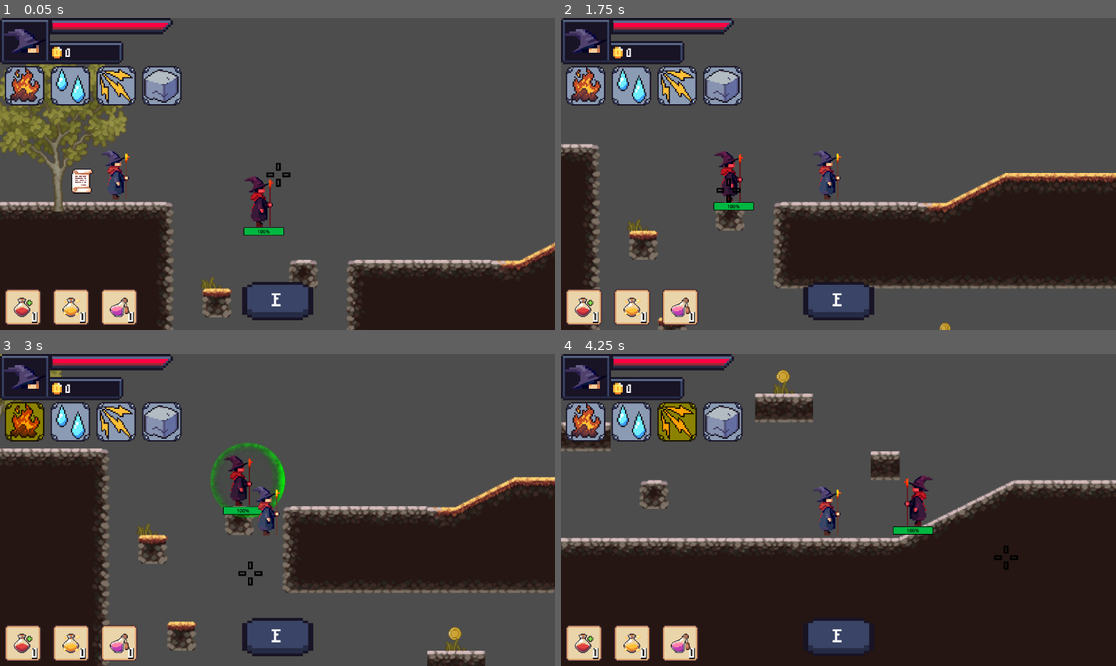
Above: before the commit, frames 1-4 (two rows, left to right).
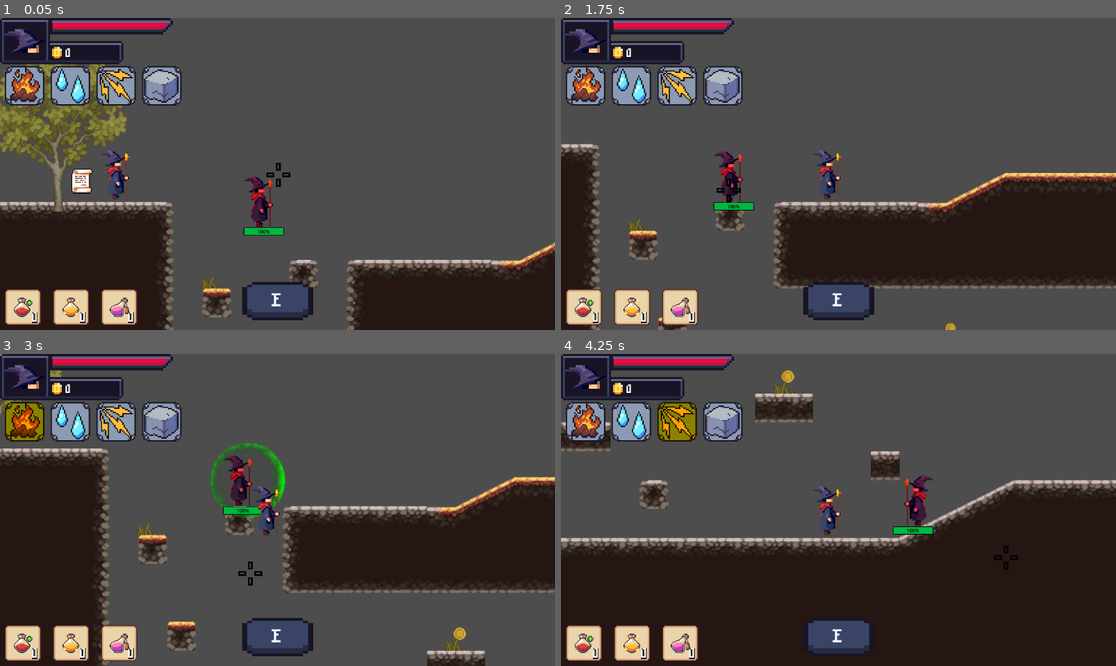
Above: after the commit, the same moments.

Repository: KyattPL/krolestwo-chorona
Game: Godot game, scene res://Scenes/Level1/level_1.tscn
Same seed, same stepped clock (60 frames per second), same inputs: the game is played once before the commit and once after it.
Inputs (mouse positions are in pixels of both pictures, inside the frame that each line leads up to):
- Up to frame 1 (0.05 s): no input
- Up to frame 2 (1.75 s): tap Enter (confirm) at 0.5, 0.6 s; move the mouse to (960, 158) at 0.52 s; hold Right (move_right) from 0.53 s (still down); tap Space (jump) at 0.77, 1.52 s; move the mouse to (727, 189) at 1.27 s; tap E (interact) at 1.35 s
- Up to frame 3 (3 s): move the mouse to (333, 441) at 2.02 s; release Right (move_right) at 2.03 s; hold Left (move_left) 2.03-2.78 s; tap 4 (select_earth) at 2.1 s; move the mouse to (249, 572) at 2.77 s; hold Right (move_right) from 2.78 s (still down); tap 1 (select_fire) at 2.85 s
- Up to frame 4 (4.25 s): keep holding Right (move_right); tap Space (jump) at 3.02, 3.77 s; move the mouse to (1005, 556) at 3.52 s; tap 3 (select_lightning) at 3.6 s

The runs differ from the first frame. In frame 2, less than 0.1% of the frame differs, in the area x 68-72%, y 97-100%; in frame 3, less than 0.1%; in frame 4, less than 0.1%, in the area x 38-43%, y 5-10%.

Commit message:
Enemies drop coins on death

Diff:
--- a/Scenes/Enemy/enemy.gd
+++ b/Scenes/Enemy/enemy.gd
@@ -5,6 +5,7 @@
 @export var maxHealth = 130
 @export var bulletSpeed = 200
 @export var bulletScene: PackedScene
+@export var coinScene: PackedScene
 
 var facingLeft: bool = false
 var fightVelocity: float = 0.0
@@ -123,6 +124,10 @@
 		$HealthUI/Healthbar.value = percentRemaining
 		$HealthUI/Healthbar.set_modulate(Color.from_hsv(newHue, 1, 0.72))
 		if health <= 0:
+			var spawnedCoin = coinScene.instantiate()
+			spawnedCoin.scale = Vector2(0.02, 0.02)
+			spawnedCoin.position = position
+			get_node("..").add_child(spawnedCoin)
 			queue_free()
 
 func _on_player_detector_body_entered(_body: CharacterBody2D):
--- a/Scenes/Enemy/enemy.tscn
+++ b/Scenes/Enemy/enemy.tscn
@@ -1,8 +1,9 @@
-[gd_scene load_steps=10 format=3 uid="uid://cdni5b3n7ui7n"]
+[gd_scene load_steps=11 format=3 uid="uid://cdni5b3n7ui7n"]
 
 [ext_resource type="Texture2D" uid="uid://crlvi5r65wygj" path="res://Assets/wizard/wizard_pixels.png" id="1_5q0aa"]
 [ext_resource type="Script" path="res://Scenes/Enemy/enemy.gd" id="1_j26kl"]
 [ext_resource type="PackedScene" uid="uid://b4uprsp8koujh" path="res://Scenes/Enemy/enemy_basic_bullet.tscn" id="2_2vjwg"]
+[ext_resource type="PackedScene" uid="uid://bvnvm63w85654" path="res://Scenes/Coin/coin.tscn" id="3_tagov"]
 [ext_resource type="Texture2D" uid="uid://cl8nfs5pcnn40" path="res://Assets/wizard/shield.png" id="4_or6bx"]
 
 [sub_resource type="RectangleShape2D" id="RectangleShape2D_cgjnm"]
@@ -42,6 +43,7 @@
 collision_mask = 3
 script = ExtResource("1_j26kl")
 bulletScene = ExtResource("2_2vjwg")
+coinScene = ExtResource("3_tagov")
 
 [node name="Sprite2D" type="Sprite2D" parent="."]
 modulate = Color(1, 0.356863, 0.564706, 1)
--- a/Scenes/Level1/level_1.tscn
+++ b/Scenes/Level1/level_1.tscn
@@ -1471,7 +1471,7 @@
 sources/1 = SubResource("TileSetAtlasSource_f41ka")
 
 [node name="Level1" type="Node2D"]
-position = Vector2(1440, 0)
+position = Vector2(1440, 20)
 
 [node name="TileMap" type="TileMap" parent="."]
 tile_set = SubResource("TileSet_jdbc6")
@@ -1481,16 +1481,16 @@
 layer_0/tile_data = PackedInt32Array(458753, 393217, 0, 458754, 458753, 0, 458755, 393217, 0, 458756, 458753, 0, 393221 …(22047 unchanged characters)…
 
 [node name="Coin" parent="." instance=ExtResource("2_y2nvd")]
-position = Vector2(-1009, 274)
-scale = Vector2(-0.02, -0.02)
+position = Vector2(-1005, 274)
+scale = Vector2(0.02, 0.02)
 
 [node name="Coin2" parent="." instance=ExtResource("2_y2nvd")]
 position = Vector2(311, 57)
-scale = Vector2(-0.02, -0.02)
+scale = Vector2(0.02, 0.02)
 
 [node name="Coin3" parent="." instance=ExtResource("2_y2nvd")]
 position = Vector2(601, 274)
-scale = Vector2(-0.02, -0.02)
+scale = Vector2(0.02, 0.02)
 
 [node name="TileMap2" type="TileMap" parent="."]
 tile_set = SubResource("TileSet_vwskt")
@@ -1501,7 +1501,7 @@
 
 [node name="Coin4" parent="." instance=ExtResource("2_y2nvd")]
 position = Vector2(-360, 414)
-scale = Vector2(-0.02, -0.02)
+scale = Vector2(0.02, 0.02)
 
 [node name="Enemy" parent="." instance=ExtResource("6_0uk0x")]
 position = Vector2(-577, 315)
